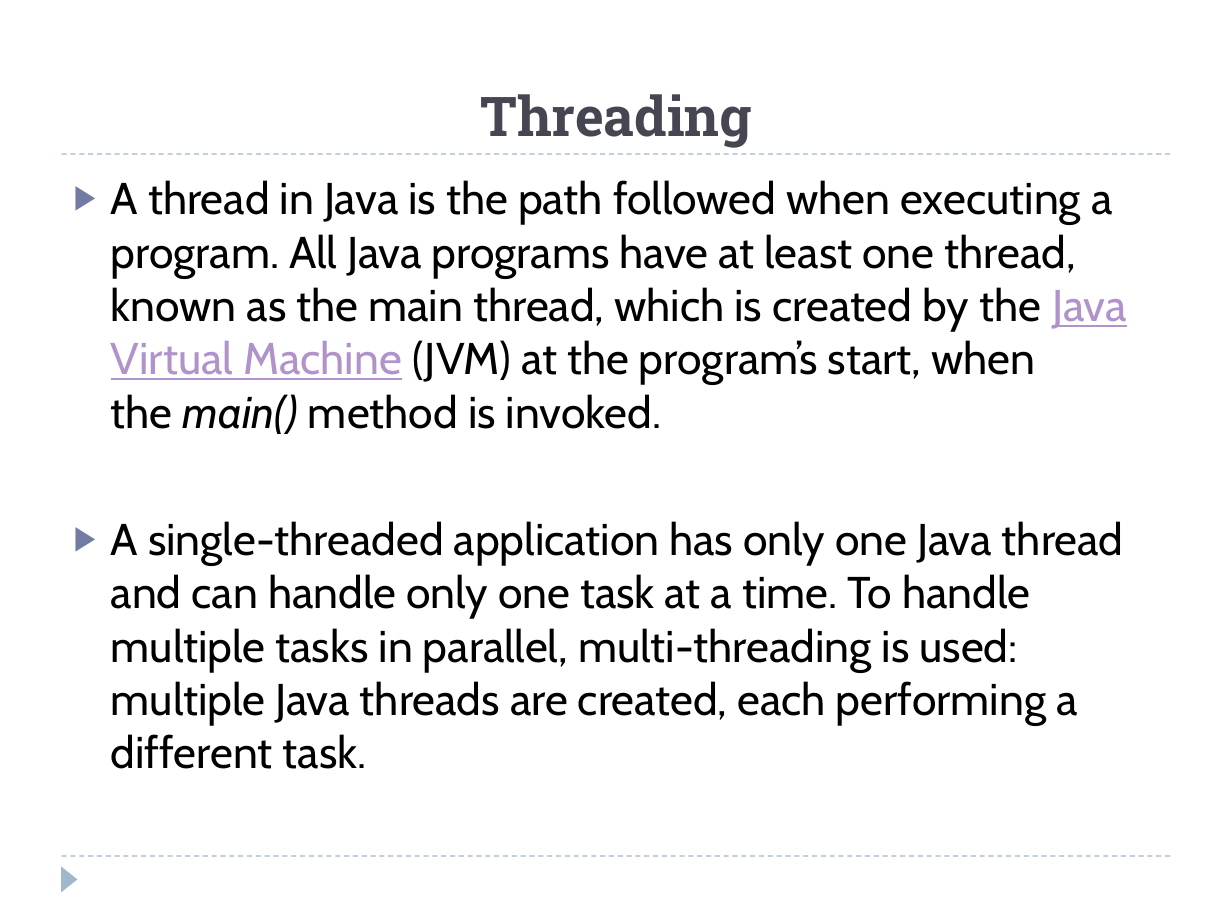
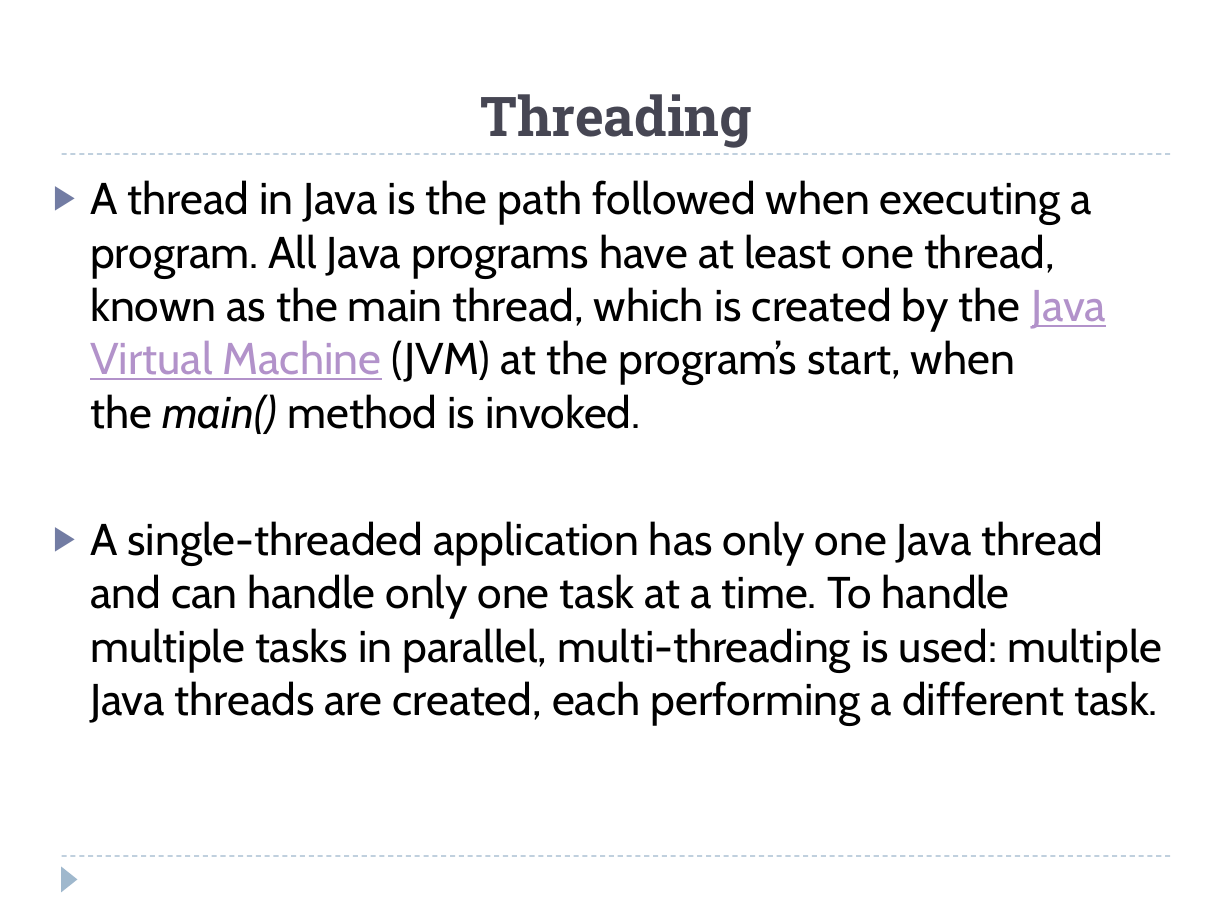
Before and after one commit to wesso69/Eska-projects, a slide deck: slide 2 of Threads.pptx. Drawn at 1232x924 pixels with LibreOffice and Linux fonts; fonts in the diff are those of the drawing. Boxes give left, top, right and bottom in pixels: in the first picture for what was removed or moved away, otherwise in the second. Text is boxed around its words. In the diff, an @@ line names an element or a change of style, - is before the commit and + after.

```diff
--- a/Threads.pptx
+++ b/Threads.pptx
@@ text "A thread in Java is ..." rewrapped from (111,180,1126,769) to (90,180,1162,726) @@
```
Also in this commit, not shown: 1 other slide changed, 1 slide added.
